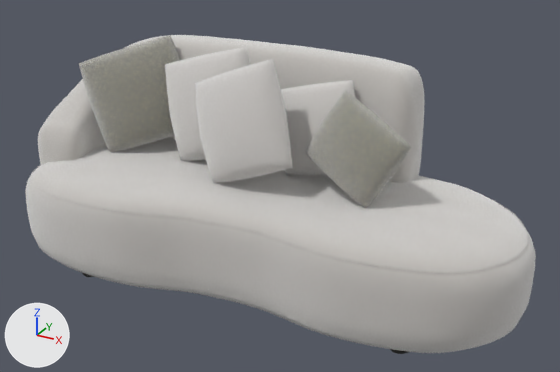
Two versions of the glTF model assets/sofa-pilot/models/sofa.glb, one commit apart.
One viewpoint serves both versions: a 50 mm camera at (1.67, -2.89, 1.93) aimed at (0.08, 0.0, 0.48). Every picture has the same lights, and +X, +Y and +Z are marked at lower left. The first picture is the older version. Where no turn or scale is listed for an object, it has been applied to the vertices. Vertices at exactly the same position are counted once.

In view in the first picture: 'back_cover', 'cushion_01_cover', 'cushion_02_cover', 'cushion_03_cover', 'cushion_04_cover', 'cushion_05_cover', 'foot_2', 'seat_cover', 'seat_panel_seam' and 3 more.
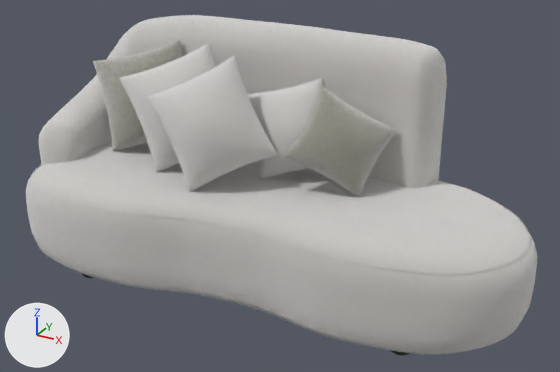
Not drawn themselves, but carrying or shaping drawn objects: ob_cushions, ob_cushion_01, ob_cushion_02, ob_cushion_03, ob_cushion_04, ob_cushion_05.

What changed in the scene script:
```text
Change me_cushion_02_cover_mesh:
    used by ob_cushion_02_cover; parent = ob_cushion_02; location = (0.0, 0.0, 0.0)
    remove me_cushion_02_cover_mesh.from_pydata(...)  # 882 vertices, 1760 faces; spans x -0.24..0.24, y -0.103..0.103, z -0.251..0.251
    add me_cushion_02_cover_mesh.from_pydata(...)  # 1058 vertices, 2112 faces; spans x -0.23..0.23, y -0.137..0.134, z -0.245..0.245
    me_cushion_02_cover_mesh part 1: 882 vertices removed from x -0.24..0.24, y -0.103..0.103, z -0.251..0.251; 1058 vertices added at x -0.23..0.23, y -0.137..0.134, z -0.245..0.245
Change me_cushion_03_cover_mesh:
    used by ob_cushion_03_cover; parent = ob_cushion_03; location = (0.0, 0.0, 0.0)
    remove me_cushion_03_cover_mesh.from_pydata(...)  # 882 vertices, 1760 faces; spans x -0.235..0.235, y -0.103..0.103, z -0.246..0.246
    add me_cushion_03_cover_mesh.from_pydata(...)  # 1058 vertices, 2112 faces; spans x -0.22..0.22, y -0.142..0.14, z -0.24..0.24
    me_cushion_03_cover_mesh part 2: 882 vertices removed from x -0.235..0.235, y -0.103..0.103, z -0.246..0.246; 1058 vertices added at x -0.22..0.22, y -0.142..0.14, z -0.24..0.24
Change me_back_cover_mesh:
    used by ob_back_cover; location = (-0.017, 0.04, 0.0)
    remove me_back_cover_mesh.from_pydata(...)  # 6212 vertices, 12416 faces; spans x -1.22..0.62, y -0.3..0.5, z 0.31..1.03
    add me_back_cover_mesh.from_pydata(...)  # 6212 vertices, 12416 faces; spans x -1.24..0.7, y -0.31..0.52, z 0.31..1.13
    me_back_cover_mesh part 3: 6212 of 6212 vertices moved; they spanned x -1.22..0.62, y -0.3..0.5, z 0.31..1.03 and now span x -1.24..0.7, y -0.31..0.52, z 0.31..1.13; mean shift (-0.01, 0.0, 0.02)
Change ob_cushions:
    ob_cushions.location: (-0.0169, 0.0397, 0.0) -> (-0.00885, 0.0331, 0.0)
Change ob_cushion_01:
    ob_cushion_01.location: (-0.78, 0.0776, 0.759) -> (-0.75, 0.0874, 0.753)
    ob_cushion_01.rotation_euler: (-0.244, -0.262, 0.663) -> (-0.314, -0.262, 0.384)  # degrees (-14, -15, 38) -> degrees (-18, -15, 22)
Change ob_cushion_02:
    ob_cushion_02.location: (-0.35, 0.0937, 0.761) -> (-0.45, -0.0202, 0.768)
    ob_cushion_02.rotation_euler: (-0.244, -0.279, 0.105) -> (-0.349, -0.349, 0.611)  # degrees (-14, -16, 6) -> degrees (-20, -20, 35)
Change ob_cushion_03:
    ob_cushion_03.location: (-0.07, -0.0889, 0.773) -> (-0.19, -0.16, 0.772)
    ob_cushion_03.rotation_euler: (-0.262, -0.384, -0.0349) -> (-0.349, -0.436, 0.524)  # degrees (-15, -22, -2) -> degrees (-20, -25, 30)
Change ob_cushion_04:
    ob_cushion_04.location: (0.19, 0.169, 0.711) -> (0.07, 0.115, 0.711)
    ob_cushion_04.rotation_euler: (-0.279, -0.244, 0.0698) -> (-0.349, -0.209, 0.524)  # degrees (-16, -14, 4) -> degrees (-20, -12, 30)
Change ob_cushion_05:
    ob_cushion_05.location: (0.45, 0.0084, 0.71) -> (0.35, 0.059, 0.713)
    ob_cushion_05.rotation_euler: (-0.262, 0.454, -0.244) -> (-0.349, 0.524, 0.436)  # degrees (-15, 26, -14) -> degrees (-20, 30, 25)
Change ob_foot_2:
    ob_foot_2.location: (0.803, -0.27, 0.05) -> (0.811, -0.277, 0.05)
Change ob_back_cover:
    ob_back_cover.location: (-0.017, 0.04, 0.0) -> (-0.009, 0.033, 0.0)
Change ob_seat_cover:
    ob_seat_cover.location: (-0.017, 0.04, 0.0) -> (-0.009, 0.033, 0.0)
Change ob_seat_panel_seam:
    ob_seat_panel_seam.location: (-0.017, 0.04, 0.0) -> (-0.009, 0.033, 0.0)
```

Boxes [x1, y1, x2, y2] around the edits, measured in the pictures (560 x 372 px):
'seat_cover', moved: before [25, 138, 536, 353]; after [26, 142, 537, 355]
'back_cover', reshaped, moved (17% taller): before [38, 35, 424, 183]; after [38, 15, 447, 188]
'cushion_03_cover', reshaped, moved, turned: before [195, 59, 293, 183]; after [147, 56, 277, 192]
'cushion_05_cover', moved, turned: before [305, 91, 411, 208]; after [284, 87, 397, 197]
'cushion_01_cover', moved, turned: before [79, 36, 180, 153]; after [93, 40, 182, 152]
'cushion_02_cover', reshaped, moved, turned: before [165, 48, 250, 161]; after [119, 43, 215, 172]
'cushion_04_cover', moved, turned: before [281, 81, 355, 175]; after [248, 78, 323, 180]
'seat_panel_seam', moved: before [31, 165, 528, 274]; after [31, 165, 530, 275]
'cushion_03_welt', moved, turned: before [220, 61, 292, 183]; after [149, 57, 278, 191]
'cushion_05_welt', moved, turned: before [346, 91, 411, 207]; after [285, 87, 397, 195]
'cushion_01_welt', moved, turned: before [81, 35, 179, 152]; after [98, 40, 182, 151]
'foot_2', moved (mostly hidden): before [390, 349, 408, 354]; after [391, 351, 410, 355]
'cushion_04_welt', moved, turned: before [281, 80, 355, 175]; after [254, 79, 323, 179]
'cushion_02_welt', moved, turned: before [193, 47, 249, 161]; after [123, 46, 215, 171]
